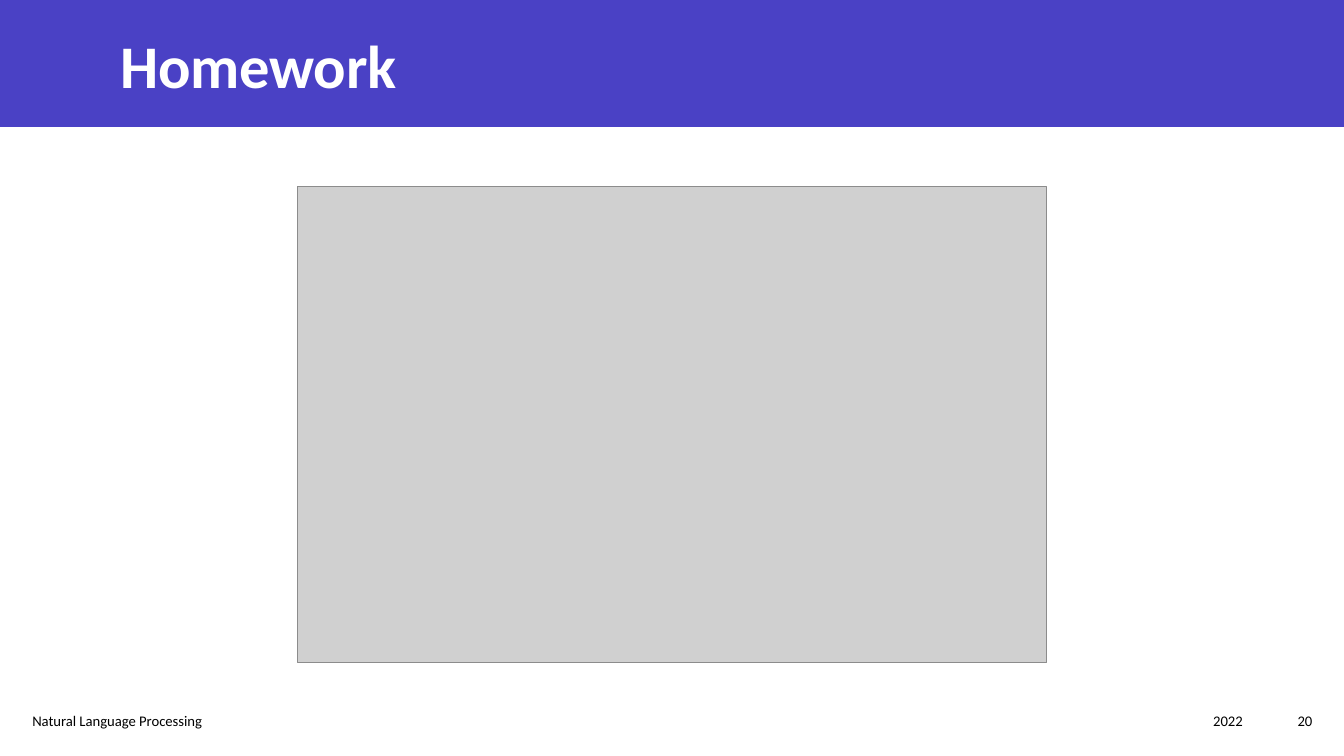
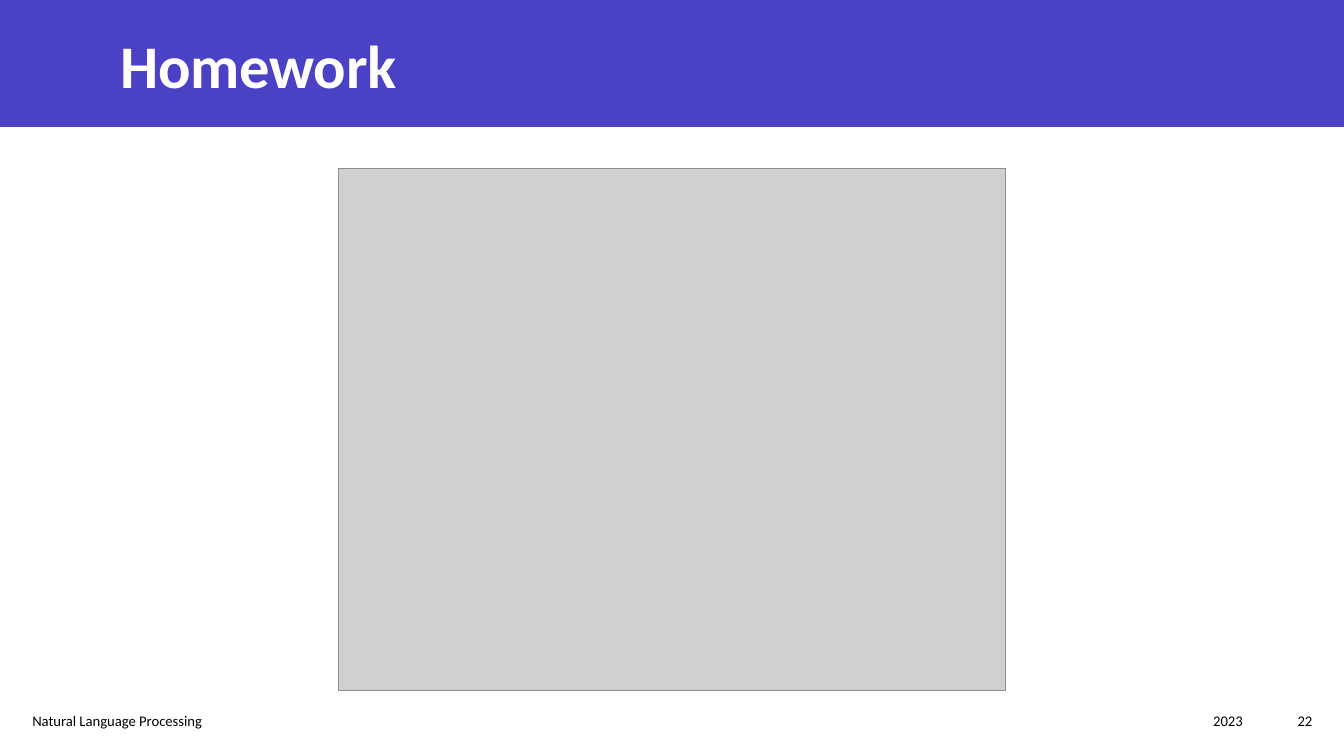
Before and after one commit to seventinnine/hgb_dse_text_mining, a slide deck: slide 22 of docs/Natural_Language_Processing_1.pptx (slide 20 before the commit). Drawn at 1344x756 pixels with LibreOffice and Linux fonts; fonts in the diff are those of the drawing; grey boxes stand for pictures. Boxes give left, top, right and bottom in pixels: in the first picture for what was removed or moved away, otherwise in the second. Text is boxed around its words. In the diff, an @@ line names an element or a change of style, - is before the commit and + after.

Commit message:
update slides for b1

```diff
--- a/docs/Natural_Language_Processing_1.pptx
+++ b/docs/Natural_Language_Processing_1.pptx
@@ picture: place and size @@
-picture at [297, 187, 1047, 662]
+picture at [339, 169, 1006, 692]
@@ text at [1213, 716, 1243, 726]: text changed @@
-2022
+2023
@@ page number at [1298, 716, 1313, 726]: text changed @@
-20
+22
```
Also in this commit, not shown: 15 other slides changed, 2 slides added, 1 other file.
